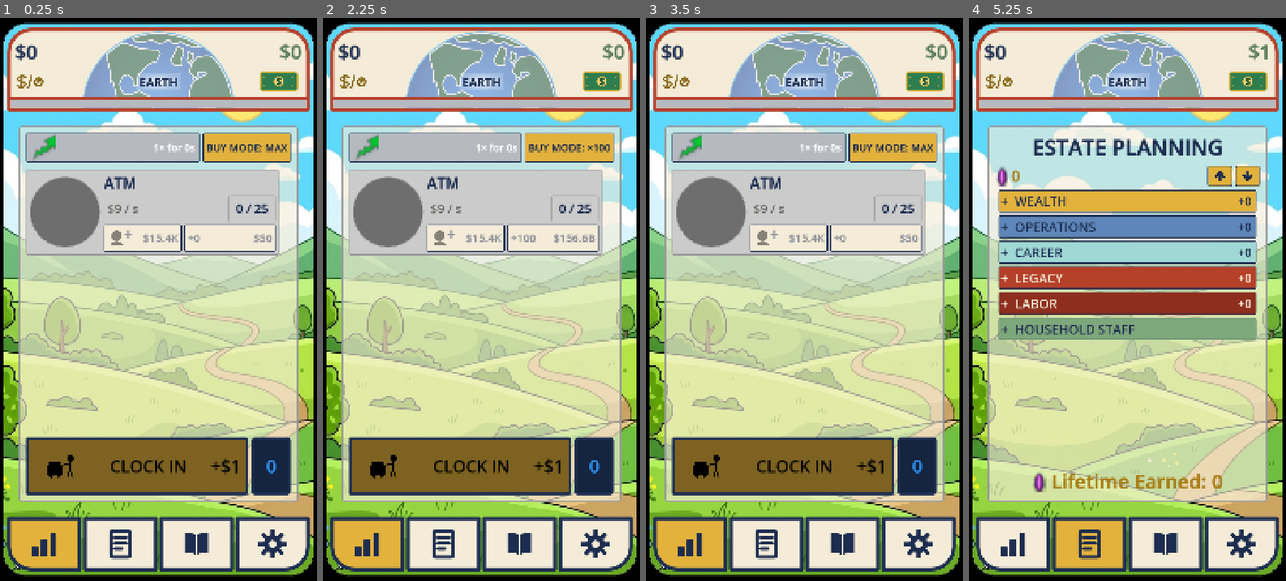
Above: before the commit, frames 1-4 (left to right).
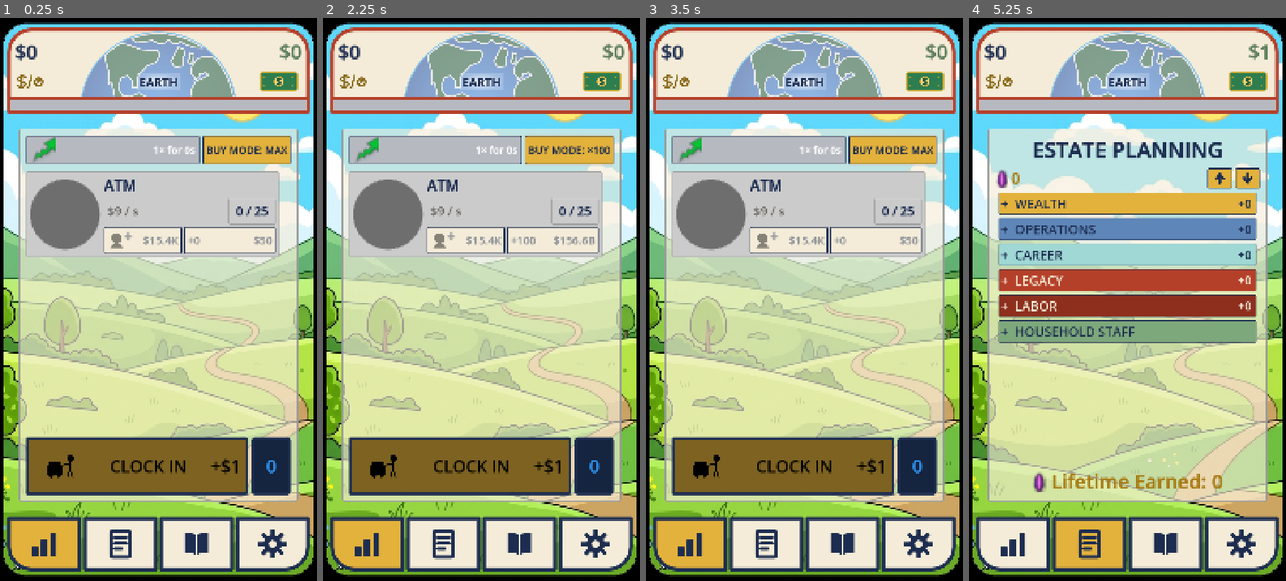
Above: after the commit, the same moments.

Repository: TimGoergen/american-tycoon
Game: Godot game, scene res://Main.tscn
The game is run twice, just before and just after one commit, with the same random seed, the same clock (stepped at 60 frames per second) and the same inputs.
Inputs (mouse positions are in pixels of both pictures, inside the frame that each line leads up to):
- Up to frame 1 (0.25 s): no input
- Up to frame 2 (2.25 s): click "BUY MODE: MAX" at 0.5 s; click "BUY MODE: ×1" at 1.25 s; click "BUY MODE: ×10" at 2 s
- Up to frame 3 (3.5 s): click "BUY MODE: ×100" at 2.75 s
- Up to frame 4 (5.25 s): click (1105, 468) at 3.5 s; click (1013, 541) at 4.27 s; click (1089, 541) at 5.02 s

The runs differ from the first frame. In frame 1, 6.1% of the frame differs, in the area x 2-98%, y 3-43%; in frame 2, 6.2%; in frame 3, 6.1%; in frame 4, 11%, in the area x 2-98%, y 3-58%.

Commit message:
Increase economy bar height 30% (26 -> 34 px)
PANEL_MIN_HEIGHT derives from the constant, so the hero panel grows
with it; the labels lay out against the original region and are
untouched.

Co-Authored-By: Claude Fable 5 <noreply@anthropic.com>
Claude-Session: https://claude.ai/code/session_01V2mTLbKztKGNf3y2Xw5aUW

Diff:
--- a/game/scripts/ui/HeroStat.gd
+++ b/game/scripts/ui/HeroStat.gd
@@ -137,7 +137,7 @@
 var _economy_divider: ColorRect
 ## Height of the economy bar strip, and of the red divider above it (the divider matches
 ## the panel frame's 12px thickness so it reads as the same line).
-const ECONOMY_BAR_HEIGHT := 26
+const ECONOMY_BAR_HEIGHT := 34  # 26 + 30% (Tim, 2026-07-06)
 const ECONOMY_DIVIDER_HEIGHT := 12
 ## A soft white plate behind the civilization name — in FRONT of the planet watermark but BEHIND
 ## the name text — so the name stays legible over the busy globe (Tim, 2026-07-01). It's a RADIAL
